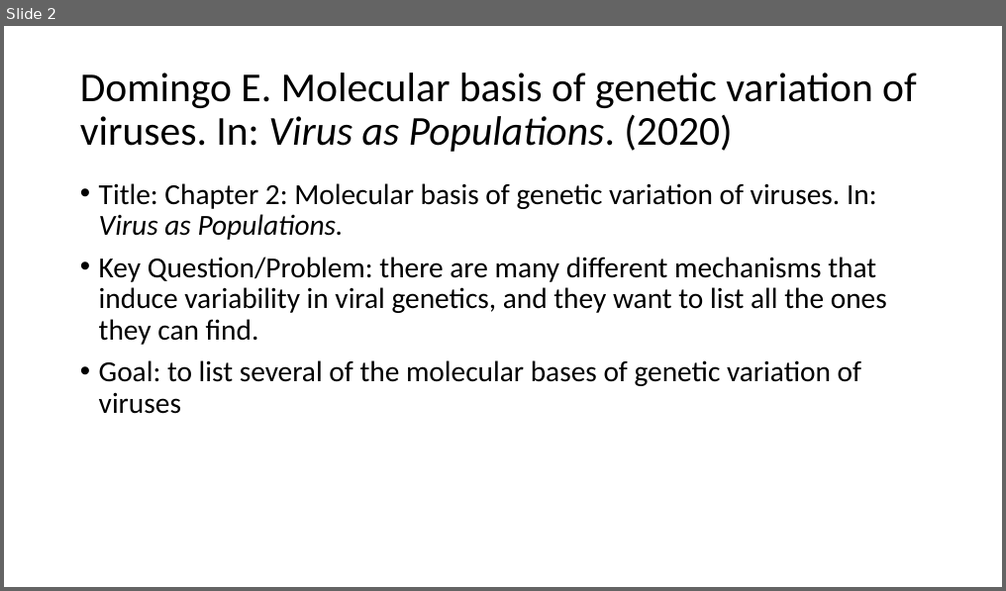
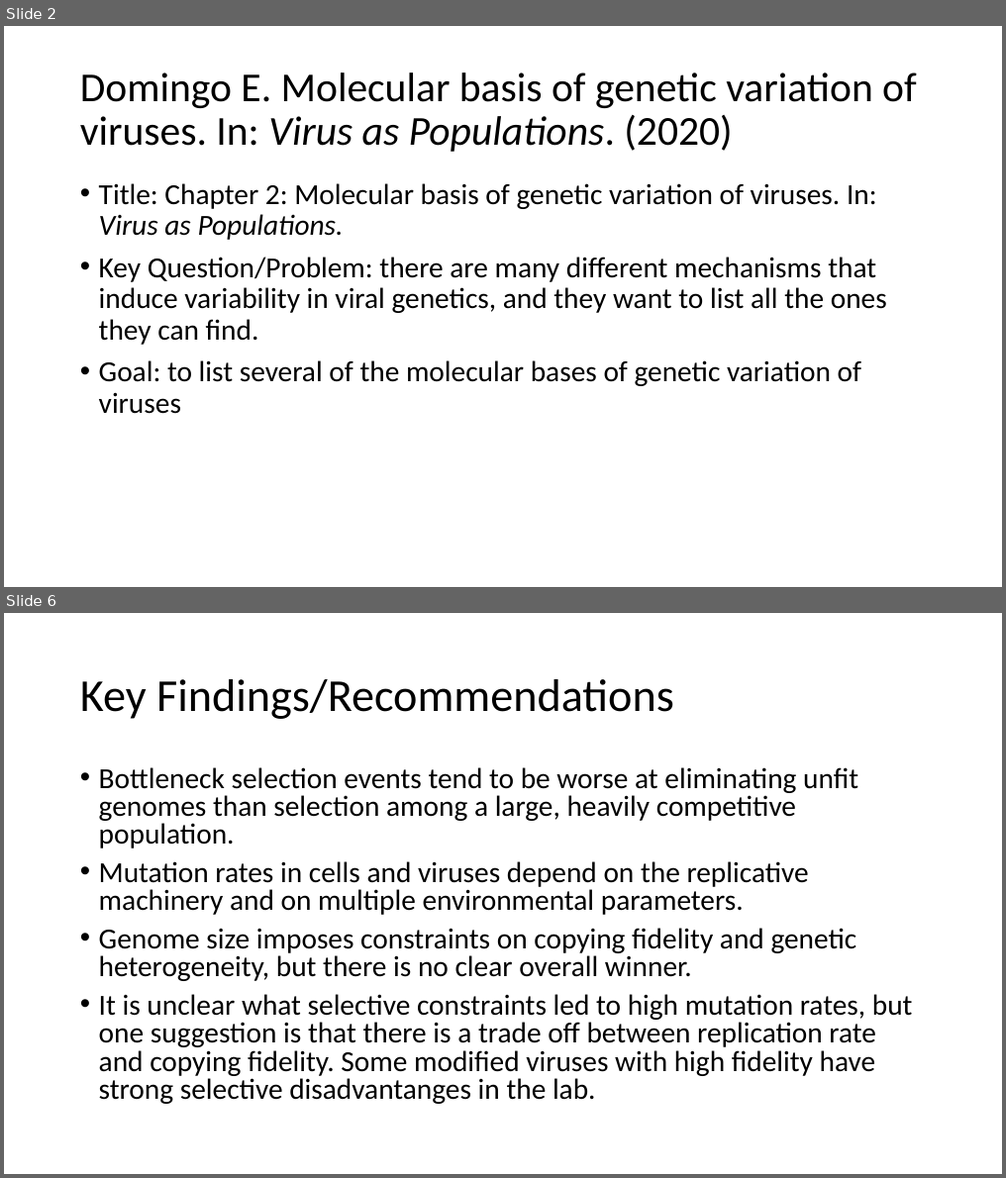
Before and after one commit to wzbillings/EPID-8200, a slide deck: Assignments/ZB-Week3-Readings.pptx. Shown one above the other, each under a label of ours: slide 2 before the commit, slides 2 and 6 after it; the slides between them are not shown. The pictures are 1006x591 and 1006x1178 pixels, drawn with LibreOffice and Linux fonts; fonts in the diff are those of the drawing. Boxes give left, top, right and bottom in pixels: in the first picture for what was removed or moved away, otherwise in the second. Text is boxed around its words. In the diff, an @@ line names an element or a change of style, - is before the commit and + after.

```diff
--- a/Assignments/ZB-Week3-Readings.pptx
+++ b/Assignments/ZB-Week3-Readings.pptx
@@ slide 6 added at <box>4,613,1002,1174</box>, background #FFFFFF @@
@@ title added at <box>80,679,674,719</box>, 44 pt, text #000000 @@
+Key Findings/Recommendations
@@ text added at <box>99,767,913,1104</box>, 28 pt, text #000000 @@
+• Bottleneck selection events tend to be worse at eliminating unfit genomes than selection among a large, heavily competitive population.
+• Mutation rates in cells and viruses depend on the replicative machinery and on multiple environmental parameters.
+• Genome size imposes constraints on copying fidelity and genetic heterogeneity, but there is no clear overall winner.
+• It is unclear what selective constraints led to high mutation rates, but one suggestion is that there is a trade off between replication rate and copying fidelity. Some modified viruses with high fidelity have strong selective disadvantanges in the lab.
```
Also in this commit, not shown: 1 slide changed, 9 other slides added, 2 slides removed.
